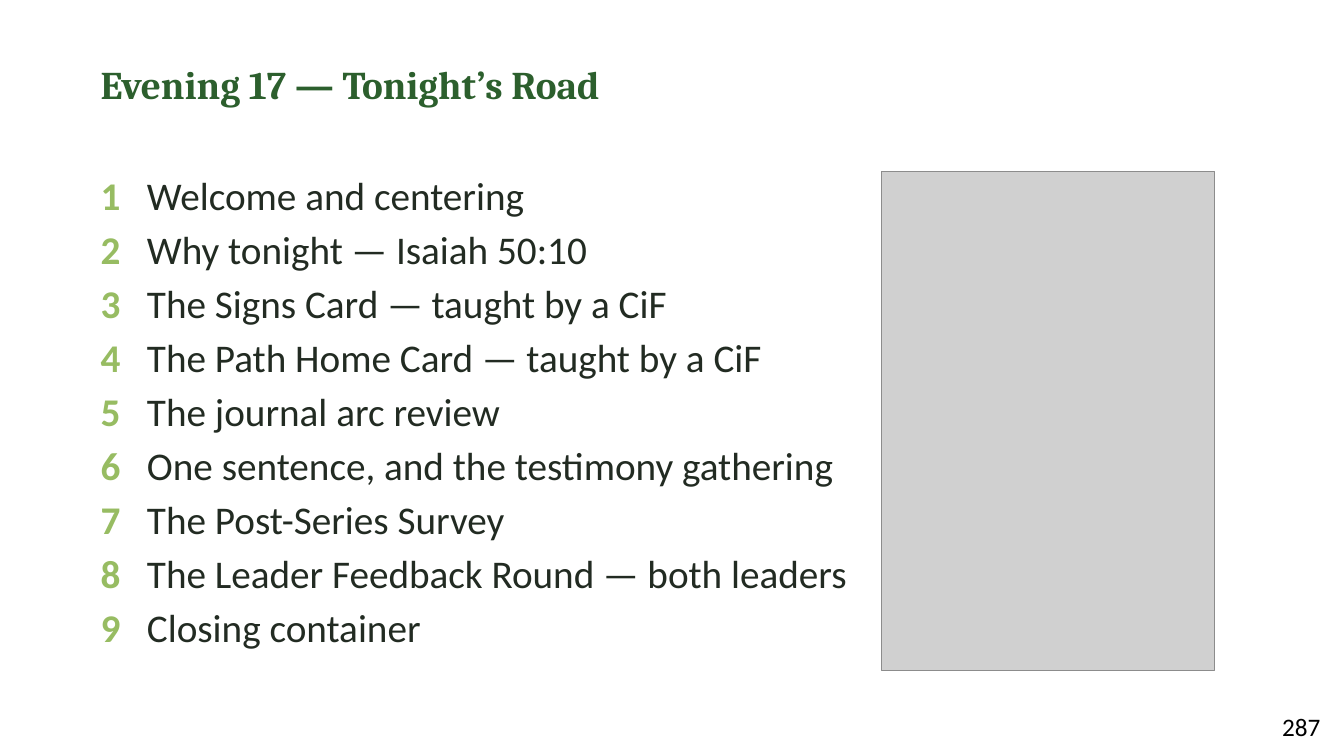
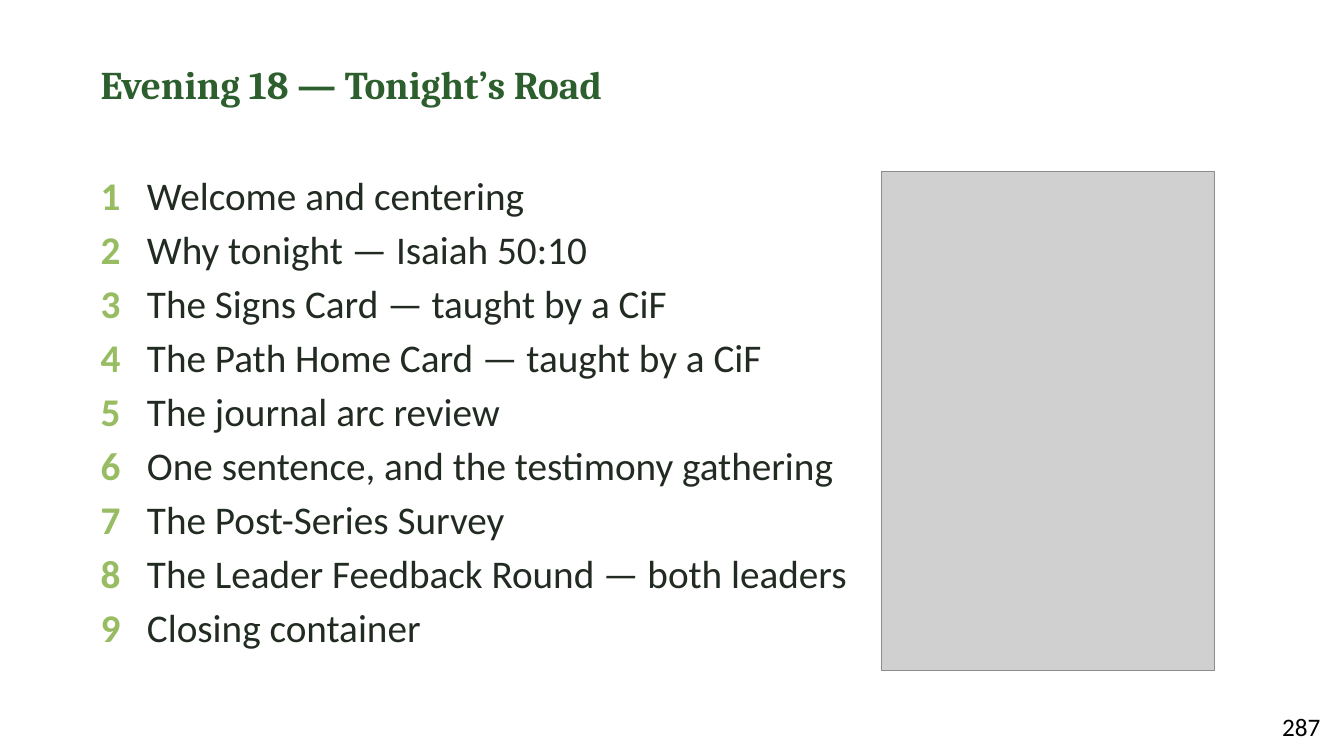
Before and after one commit to jgtittle-ministries/fellowship-of-the-heart-pilot-at-cca-dev, a slide deck: slide 4 of _implementation-notes/evening-series/FotH Evening Session 20 Slides DRAFT v1.pptx. Drawn at 1344x756 pixels with LibreOffice and Linux fonts; fonts in the diff are those of the drawing; grey boxes stand for pictures. Boxes give left, top, right and bottom in pixels: in the first picture for what was removed or moved away, otherwise in the second. Text is boxed around its words. In the diff, an @@ line names an element or a change of style, - is before the commit and + after.

```diff
--- a/_implementation-notes/evening-series/FotH Evening Session 20 Slides DRAFT v1.pptx
+++ b/_implementation-notes/evening-series/FotH Evening Session 20 Slides DRAFT v1.pptx
@@ text at [101,71,602,108]: text changed @@
-Evening 17 — Tonight’s Road
+Evening 18 — Tonight’s Road
```
Also in this commit, not shown: 4 other slides changed, 57 other files.
